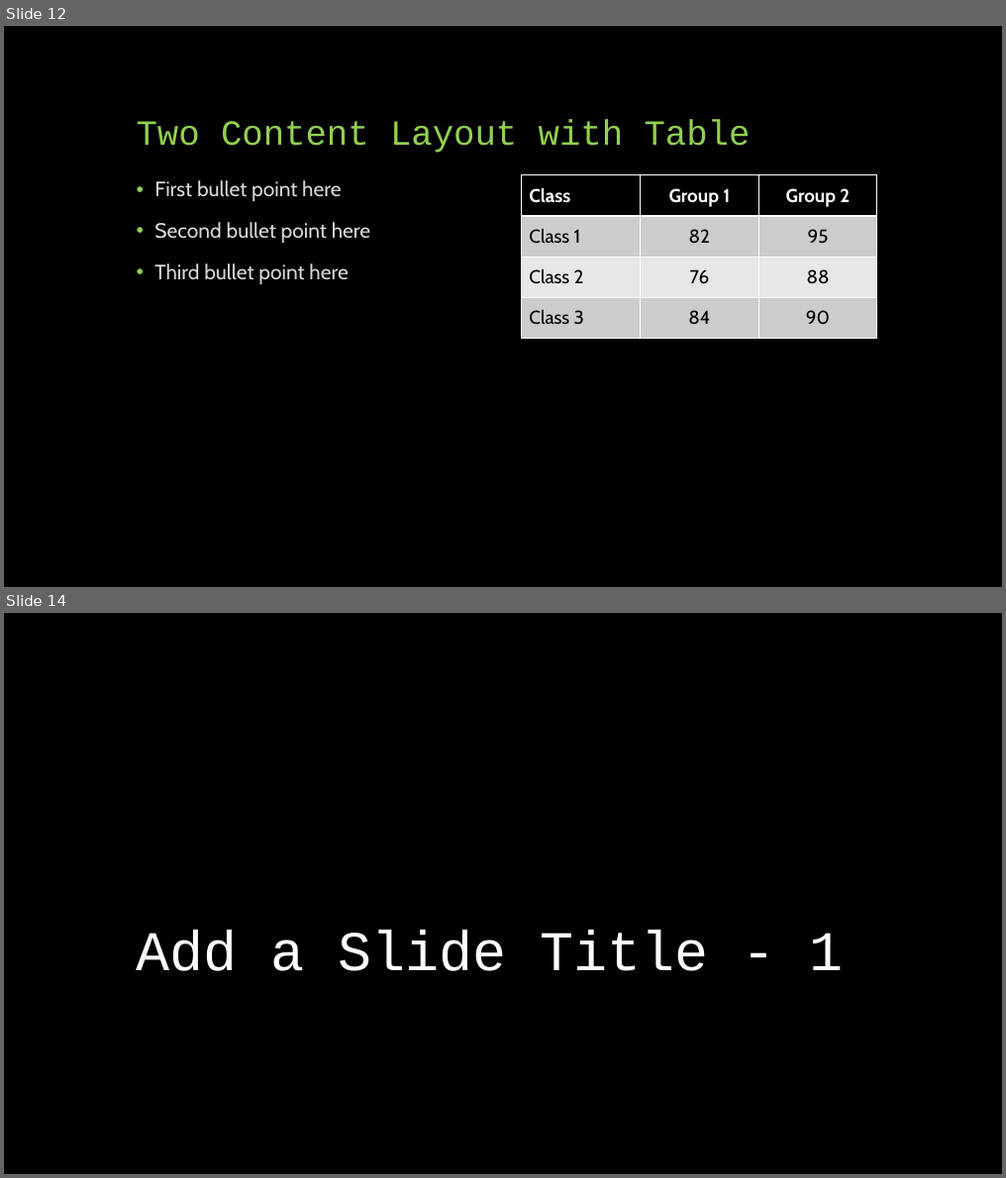
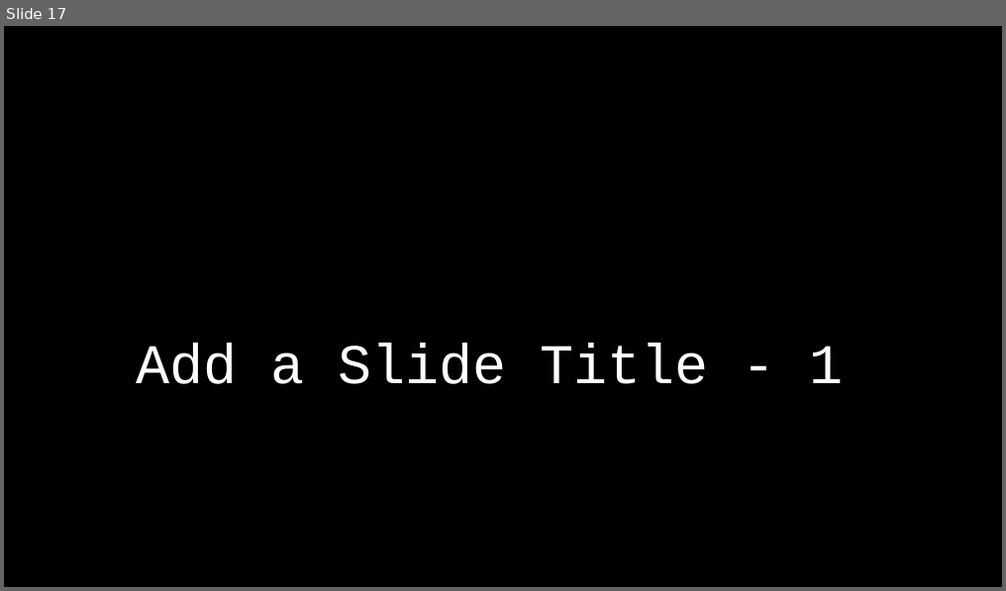
Before and after one commit to idowein/FPGA-image-interpolator, a slide deck: datasheets/Digital Zoom presentation.pptx. Shown one above the other, each under a label of ours: slides 12 and 14 before the commit, slide 17 after it; the slides between them are not shown. The pictures are 1006x1178 and 1006x591 pixels, drawn with LibreOffice and Linux fonts; fonts in the diff are those of the drawing. Boxes give left, top, right and bottom in pixels: in the first picture for what was removed or moved away, otherwise in the second. Text is boxed around its words. In the diff, an @@ line names an element or a change of style, - is before the commit and + after.

```diff
--- a/datasheets/Digital Zoom presentation.pptx
+++ b/datasheets/Digital Zoom presentation.pptx
@@ slide 12 removed at [4,26,1002,587], background #000000 @@
@@ title removed at [137,120,750,153] @@
-Two Content Layout with Table
@@ text removed at [154,180,370,284] @@
-• First bullet point here
-• Second bullet point here
-• Third bullet point here
@@ table removed at [522,175,877,338], 4 rows, 3 columns @@
-Class | Group 1 | Group 2
-Class 1 | 82 | 95
-Class 2 | 76 | 88
-Class 3 | 84 | 90
@@ what was slide 14 is now slide 17 @@
```
Also in this commit, not shown: 6 slides changed, 6 slides added, 2 other slides removed, 5 other files.
